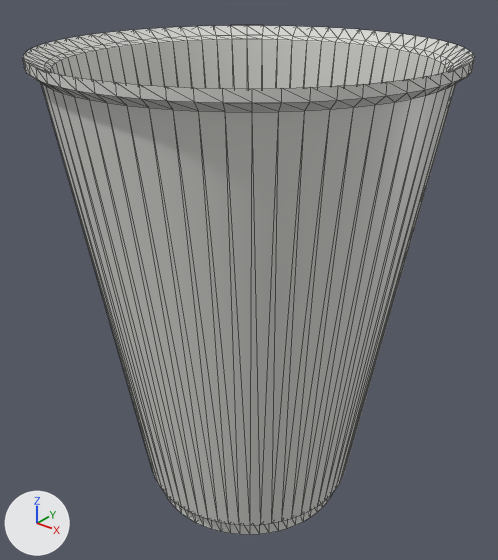
Two versions of the glTF model public/rebuilt/simready-kitchenware_cup_b01.glb, one commit apart.
Camera for both pictures: a camera (50 mm lens) standing at (0.0885, -0.1105, 0.1229) and looking at (-0.0004, 0.0006, 0.054). Every picture has the same lights, and +X, +Y and +Z are marked at lower left. The picture after the commit comes second. Mesh edges are drawn as thin lines. Where no turn or scale is listed for an object, it has been applied to the vertices. Vertices at exactly the same position are counted once.

The scene before the commit, as lines of its bpy script (objects in view):
```python
mat_plastic__d9d9d5_roughness_0_45 = principled_material('plastic #d9d9d5 roughness=0.45')
mat_plastic__d9d9d5_roughness_0_45.base_color = (0.694, 0.694, 0.665)  # light grey #d9d9d5
mat_plastic__d9d9d5_roughness_0_45.roughness = 0.45
me_cup_wall = bpy.data.meshes.new('cup_wall')
me_cup_wall.from_pydata(...)  # 642 vertices, 1280 faces; spans x -0.0424..0.0424, y -0.0424..0.0424, z -0.0524..0.0524
me_cup_wall.materials.append(mat_plastic__d9d9d5_roughness_0_45)  # light grey #d9d9d5
ob_cup_wall = bpy.data.objects.new('cup_wall', me_cup_wall)
ob_cup_wall.location = (0.0, 0.0, 0.0524)
```
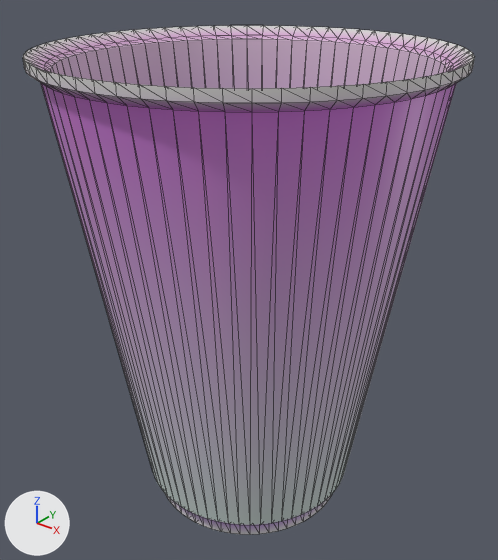
Edits to the bpy script that builds the scene:
```text
Change mat_plastic__d9d9d5_roughness_0_45:
    where n0 = _N.new('ShaderNodeBsdfPrincipled'); n0.name = 'Principled BSDF'
    remove n0.inputs[0].default_value = (0.694, 0.694, 0.665, 1.0)  # 'Base Color', light grey #d9d9d5
    add n2 = _N.new('ShaderNodeMix'); n2.name = 'Mix'
    add n2.data_type = 'RGBA'
    add n2.blend_type = 'MULTIPLY'
    add n2.inputs[0].default_value = 1.0  # 'Factor'
    add n2.inputs[7].default_value = (0.694, 0.694, 0.665, 1.0)  # 'B', light grey #d9d9d5
    add n3 = _N.new('ShaderNodeVertexColor'); n3.name = 'Color Attribute'
    add _L.new(n2.outputs[2], n0.inputs[0])  # 'Result' to 'Base Color'
    add _L.new(n3.outputs[0], n2.inputs[6])  # 'Color' to 'A'
Change me_cup_wall:
    where me_cup_wall.from_pydata(...)  # 642 vertices, 1280 faces; spans x -0.0424..0.0424, y -0.0424..0.0424, z -0.0524..0.0524
    used by ob_cup_wall; location = (0.0, 0.0, 0.0524)
    me_cup_wall part 1: vertex colours changed
```

Changed parts and their boxes (x1, y1, x2, y2) in the pictures (498 x 560 px):
'cup_wall', recoloured
    both: (30, 26, 467, 534)
